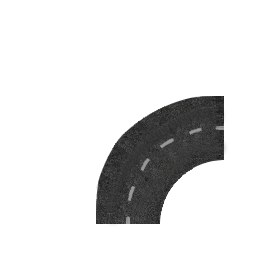
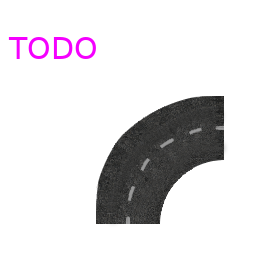
Layered file, before and after one edit (256×256). Changes by layer:
added layer "TODO" above "Layer" over [8, 37, 96, 59]
